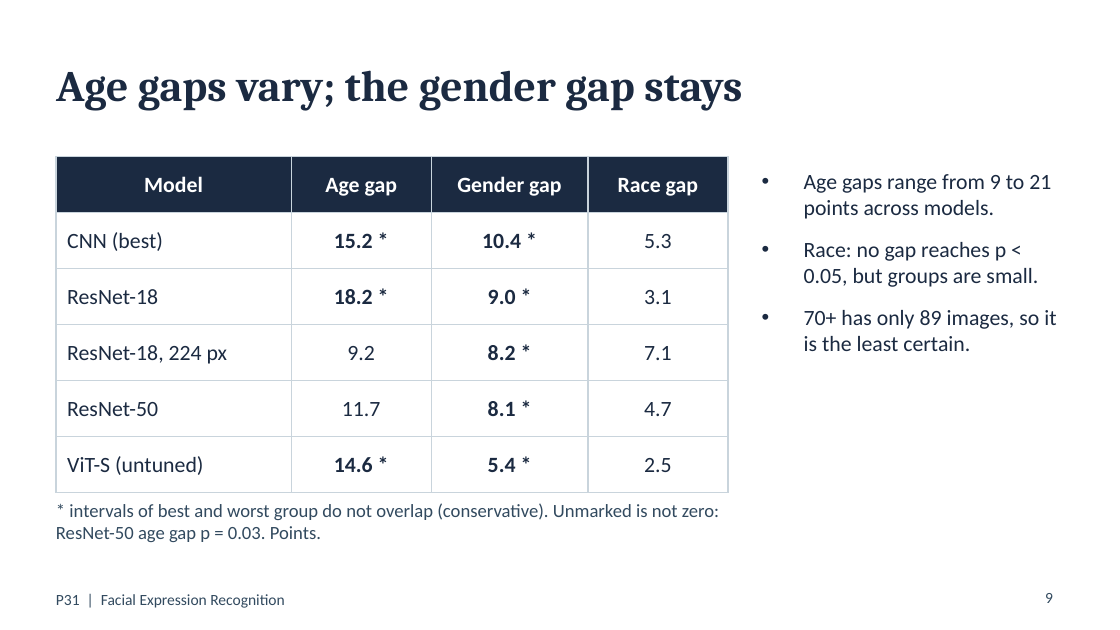
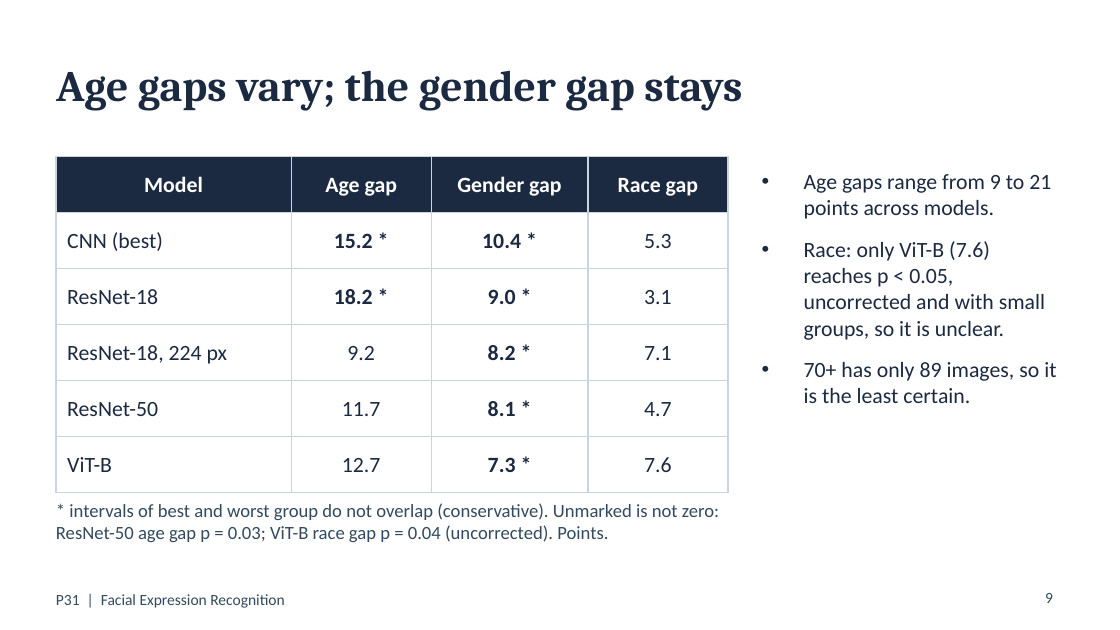
Before and after one commit to Neeraj-NP/P31-facial-expression-recognition, a slide deck: slide 9 of report/slides.pptx. Drawn at 1120x630 pixels with LibreOffice and Linux fonts; fonts in the diff are those of the drawing. Boxes give left, top, right and bottom in pixels: in the first picture for what was removed or moved away, otherwise in the second. Text is boxed around its words. In the diff, an @@ line names an element or a change of style, - is before the commit and + after.

```diff
--- a/report/slides.pptx
+++ b/report/slides.pptx
@@ table at bbox=[56, 157, 728, 476] @@
-row 6: ViT-S (untuned) | 14.6 * | 5.4 * | 2.5
+row 6: ViT-B | 12.7 | 7.3 * | 7.6
@@ text at bbox=[804, 241, 1045, 340]: text changed @@
-• Race: no gap reaches p < 0.05, but groups are small.
+• Race: only ViT-B (7.6) reaches p < 0.05, uncorrected and with small groups, so it is unclear.
@@ text at bbox=[56, 503, 719, 542]: text changed @@
-* intervals of best and worst group do not overlap (conservative). Unmarked is not zero: ResNet-50 age gap p = 0.03. Points.
+* intervals of best and worst group do not overlap (conservative). Unmarked is not zero: ResNet-50 age gap p = 0.03; ViT-B race gap p = 0.04 (uncorrected). Points.
```
Also in this commit, not shown: 4 other slides changed, 1 slide added, 1 slide removed, 9 other files.
